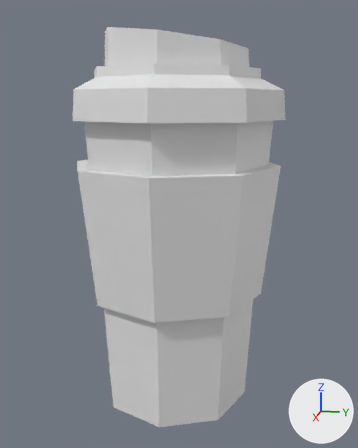
A saved change to the Blender file Blender Assets/optimised/coffee_cup.blend.
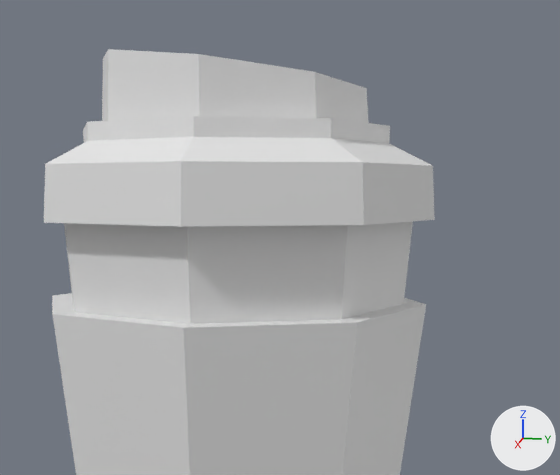
Old and new are each drawn whole from a 50 mm lens placed at (5.13, 1.07, 1.78), pointed at (0.0, 0.04, 0.5) and again close up on the part from 14% to 99% of the width and 0% to 58% of the height. Arrows for +X, +Y and +Z are at lower right; the lights stay in place.

Objects in the first close-up: 'cup', 'lid'.
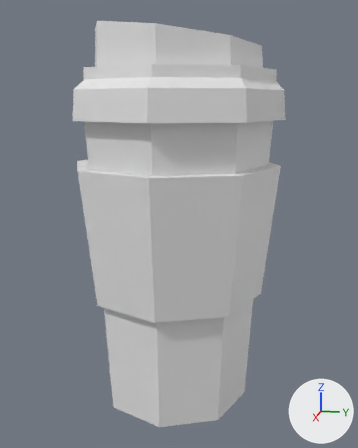
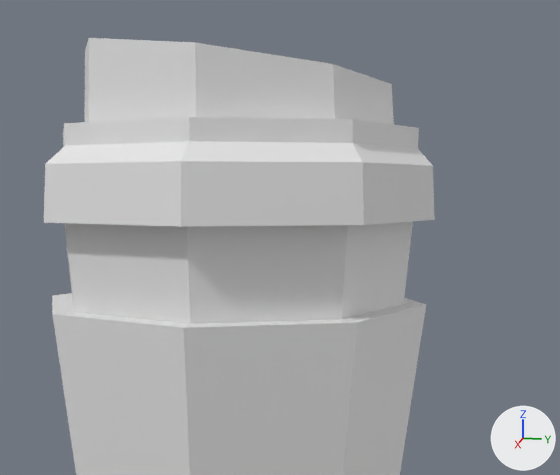
Pixel boxes (x1, y1, x2, y2) of what changed, in the close-ups (560 x 475 px; the box of a moved part takes in the faces that stretch with it):
'lid', reshaped (6% taller)
    before: (44, 49, 435, 227)
    after: (44, 38, 435, 227)
part 1 of me_cylinder_003, moved or reshaped
    before: (46, 49, 362, 164)
    after: (46, 38, 362, 164)
part 2 of me_cylinder_003, moved or reshaped
    before: (83, 50, 108, 143)
    after: (63, 38, 89, 147)
part 3 of me_cylinder_003, moved or reshaped
    before: (315, 72, 432, 166)
    after: (333, 64, 433, 166)

The change, as a list of edits to the scene's bpy script:
```text
Change me_cylinder_003:
    used by ob_lid; location = (0.0, 0.0, 2.028); scale = (1.03, 1.03, 1.03)
    remove me_cylinder_003.from_pydata(...)  # 64 vertices, 58 faces; spans x -1.08..1.08, y -1.08..1.08, z -0.41..0.43
    add me_cylinder_003.from_pydata(...)  # 64 vertices, 58 faces; spans x -1.08..1.08, y -1.08..1.08, z -0.41..0.48
    me_cylinder_003 part 1: 12 of the vertices in x 0.51..0.83, y -0.59..0.59, z -0.02..0.4 are scaled about their middle by 1.18, then moved by (0.01, 0.0, 0.02)
    me_cylinder_003 part 2: 4 of the vertices in x 0.0, y -0.83..-0.71, z -0.02..0.43 are scaled about their middle by 1.18, then moved by (0.01, 0.0, 0.02)
    me_cylinder_003 part 3: 4 of the vertices in x 0.0, y 0.71..0.83, z -0.02..0.25 are scaled about their middle by 1.18, then moved by (0.01, 0.0, 0.02)
```
